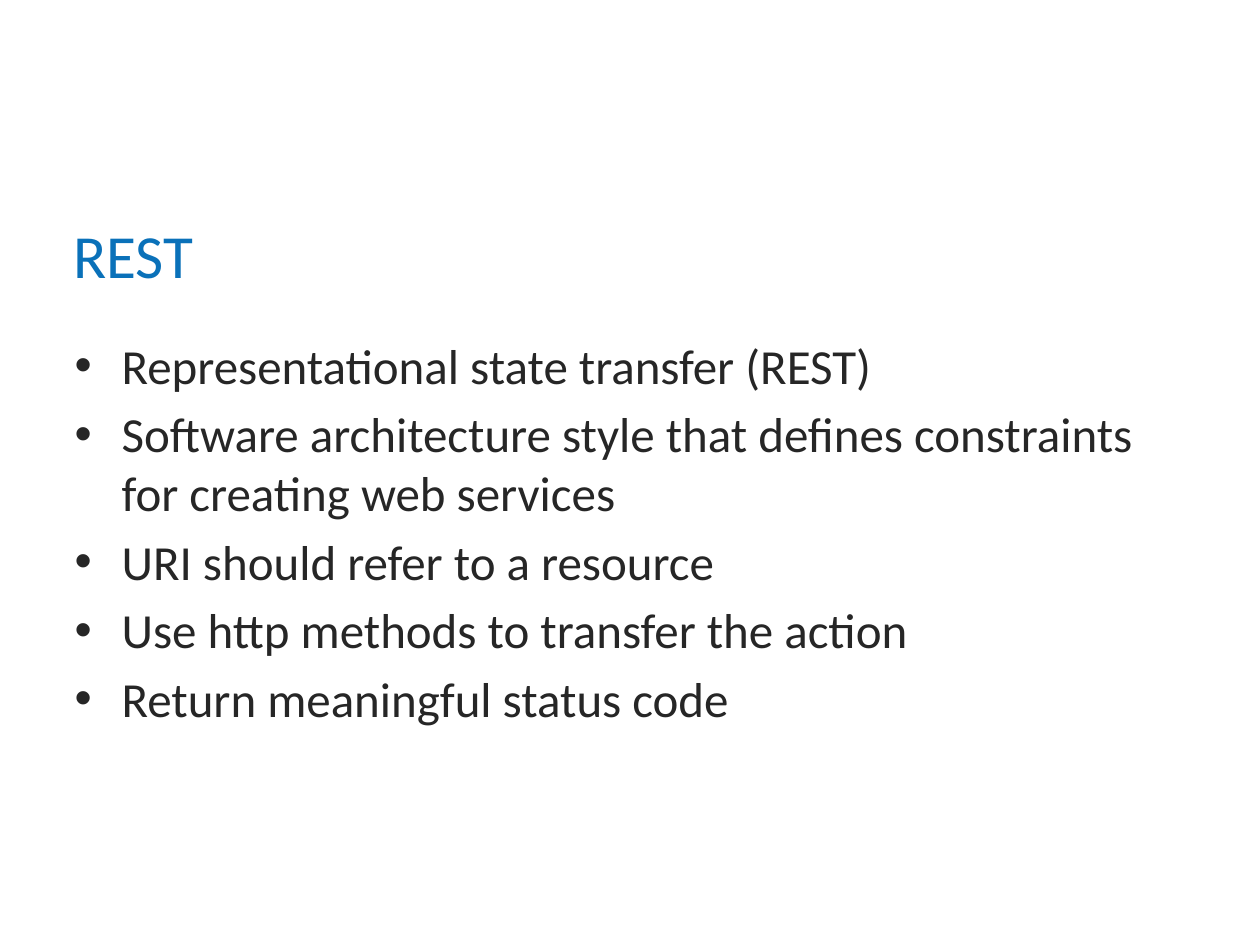
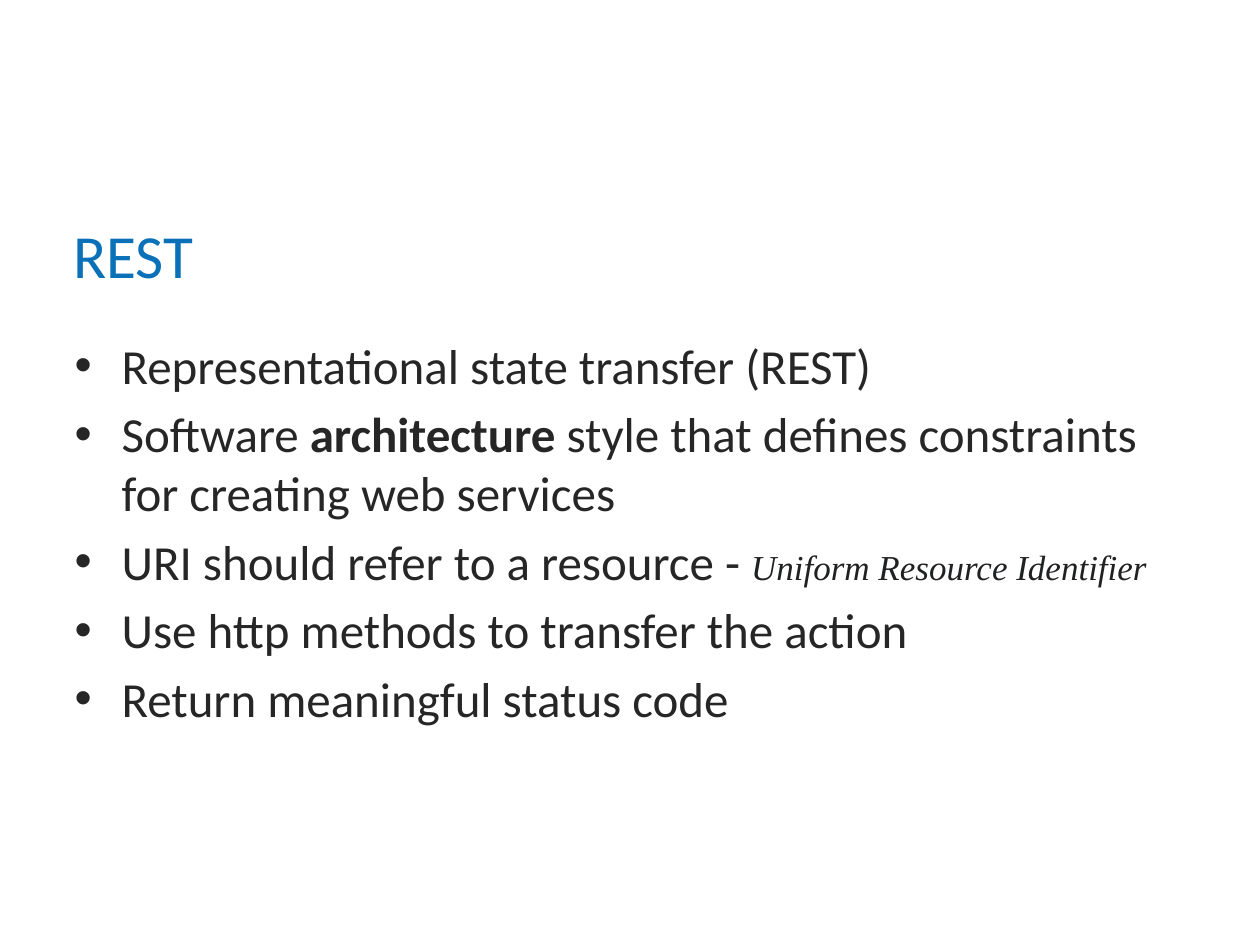
Before and after one commit to mitka0260/BCSlessons, a slide deck: slide 6 of src/main/java/ee/bcs/java/lectures/Loeng7 - Json, Web.pptx. Drawn at 1260x945 pixels with LibreOffice and Linux fonts; fonts in the diff are those of the drawing; background and template pictures are left out. Boxes give left, top, right and bottom in pixels: in the first picture for what was removed or moved away, otherwise in the second. Text is boxed around its words. In the diff, an @@ line names an element or a change of style, - is before the commit and + after.

```diff
--- a/src/main/java/ee/bcs/java/lectures/Loeng7 - Json, Web.pptx
+++ b/src/main/java/ee/bcs/java/lectures/Loeng7 - Json, Web.pptx
@@ text at <box>122,417,1137,520</box>: bold on in "architecture" @@
@@ text at <box>122,546,1146,587</box>: text changed @@
-• URI should refer to a resource
+• URI should refer to a resource - Uniform Resource Identifier
```
Also in this commit, not shown: 5 other slides changed, 8 other files.
